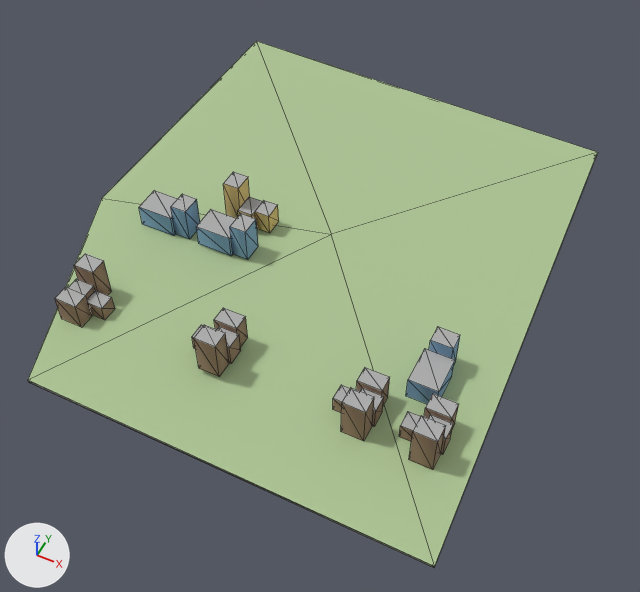
Renders of the glTF model godot_project/remake/sky/islands/SKY-070.lod2.glb from each side of a commit.
Camera for both pictures: a 50 mm camera at (138.0, -298.0, 316.0) aimed at (-2.0, -19.0, -33.0). Lighting does not change. The marker at lower left points along +X, +Y and +Z. The picture after the commit comes second. Mesh edges are drawn as thin lines.

Names of what the first picture shows: 'buildings', 'deck', 'rock'.
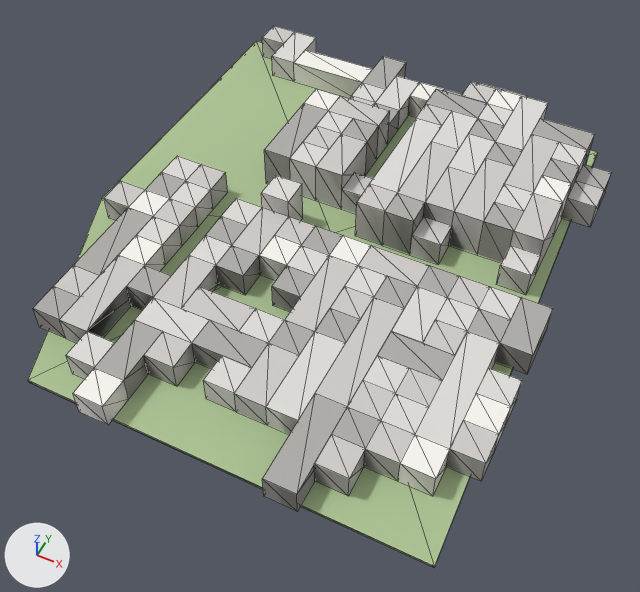
The change, as JSON lines over the scene's bpy script:
```json
{"op": "add", "block": "me_warren_hull", "code": ["me_warren_hull = bpy.data.meshes.new('warren_hull')", "me_warren_hull.from_pydata(...)  # 463 vertices, 1170 faces; spans x -111.0..114.0, y -150.0..135.0, z 0.0..23.0", "me_warren_hull.materials.append(mat_sky_lod_bldg)"]}
{"op": "remove", "block": "ob_buildings", "code": ["ob_buildings = bpy.data.objects.new('buildings', me_buildings)", "ob_buildings.location = (0.0, 0.0, 0.0)"]}
{"op": "add", "block": "ob_warren_hull", "code": ["ob_warren_hull = bpy.data.objects.new('warren_hull', me_warren_hull)", "ob_warren_hull.location = (0.0, 0.0, 0.0)"]}
```

Boxes (x1, y1, x2, y2) around the edits, measured in the pictures (640 x 592 px):
```json
{"object": "warren_hull", "change": "added", "after": [33, 26, 611, 511]}
{"object": "buildings", "change": "deleted", "before": [55, 172, 460, 470]}
{"object": "deck", "change": "unchanged, covered by the edit", "before": [28, 41, 598, 566], "after": [28, 41, 598, 566]}
```
